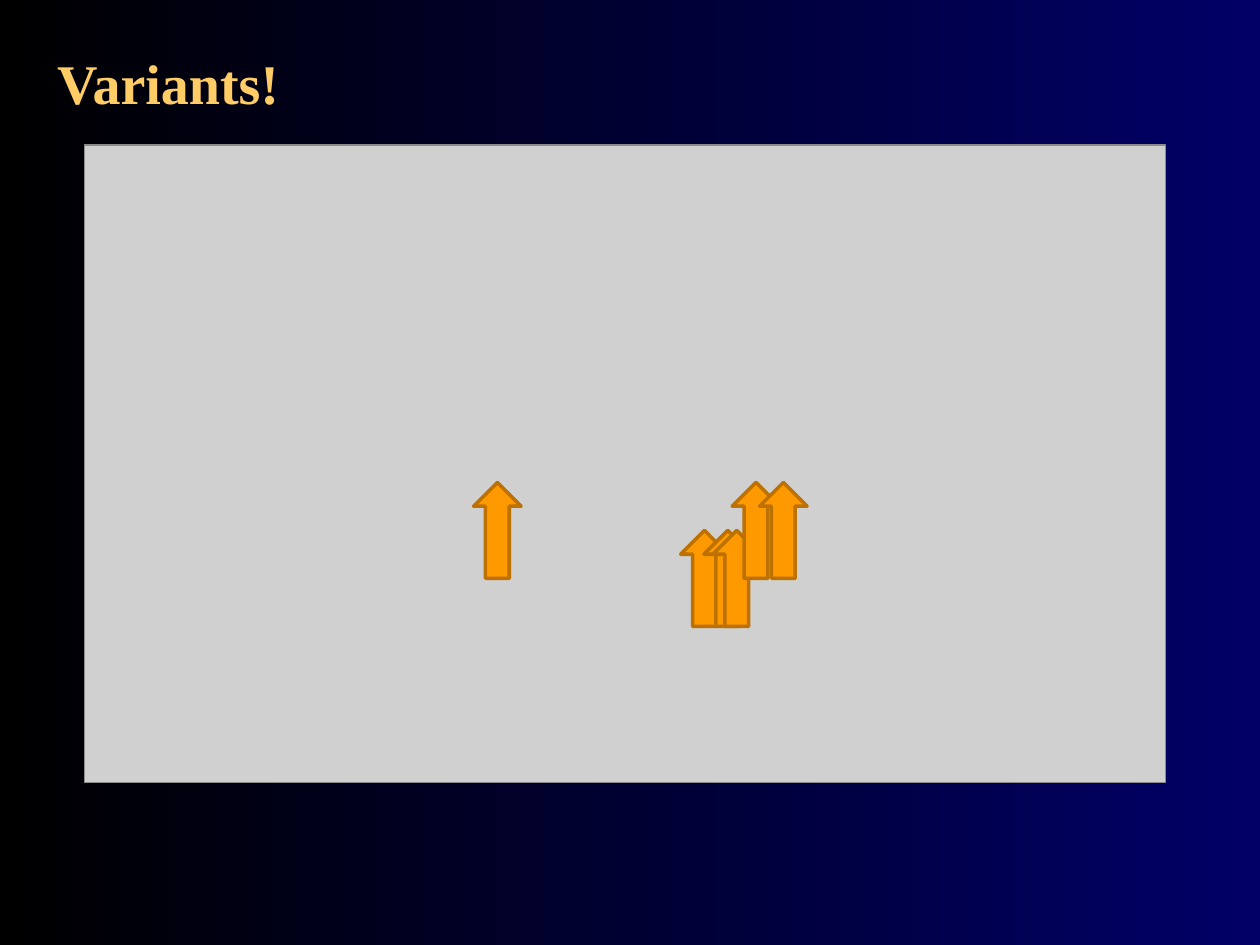
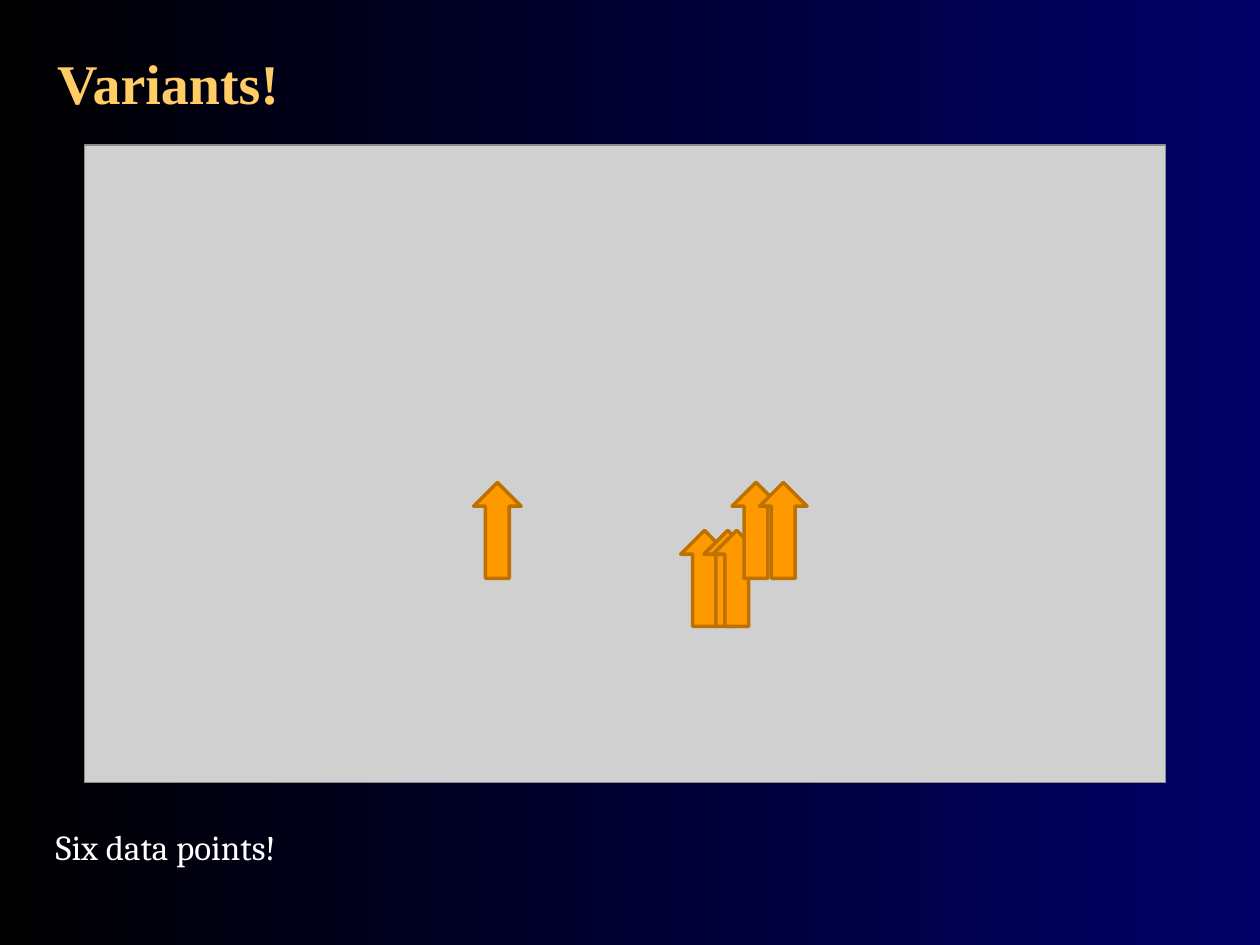
Before and after one commit to agmcarthur/Biochem-3BP3, a slide deck: slide 30 of Lectures/Lecture 7 - Molecular Epidemiology.pptx. Drawn at 1260x945 pixels with LibreOffice and Linux fonts; fonts in the diff are those of the drawing; grey boxes stand for pictures. Boxes give left, top, right and bottom in pixels: in the first picture for what was removed or moved away, otherwise in the second. Text is boxed around its words. In the diff, an @@ line names an element or a change of style, - is before the commit and + after.

Commit message:
SNP discovery

```diff
--- a/Lectures/Lecture 7 - Molecular Epidemiology.pptx
+++ b/Lectures/Lecture 7 - Molecular Epidemiology.pptx
@@ text added at (x1=56, y1=835, x2=275, y2=868), 20 pt, text #FFFFFF @@
+Six data points!
```
